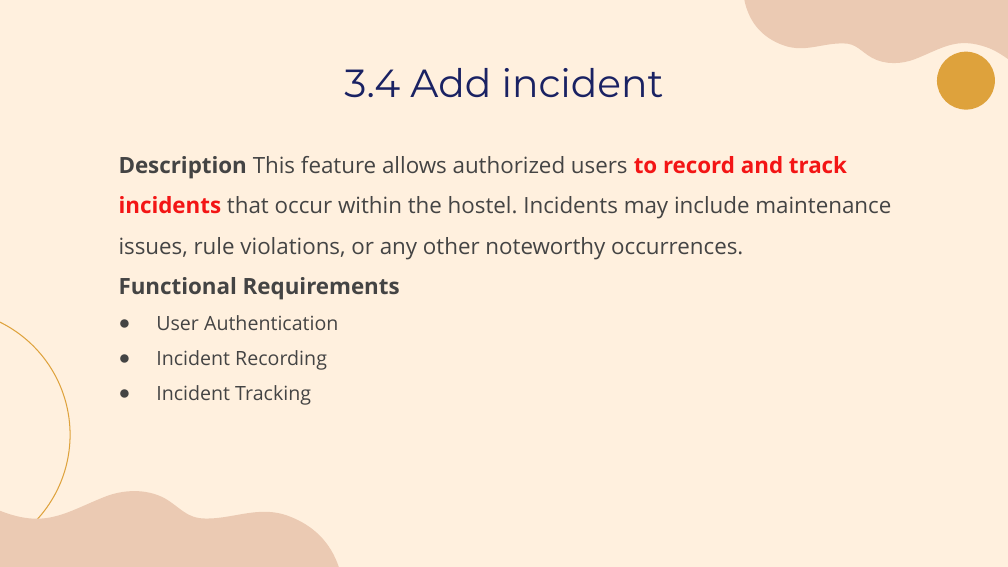
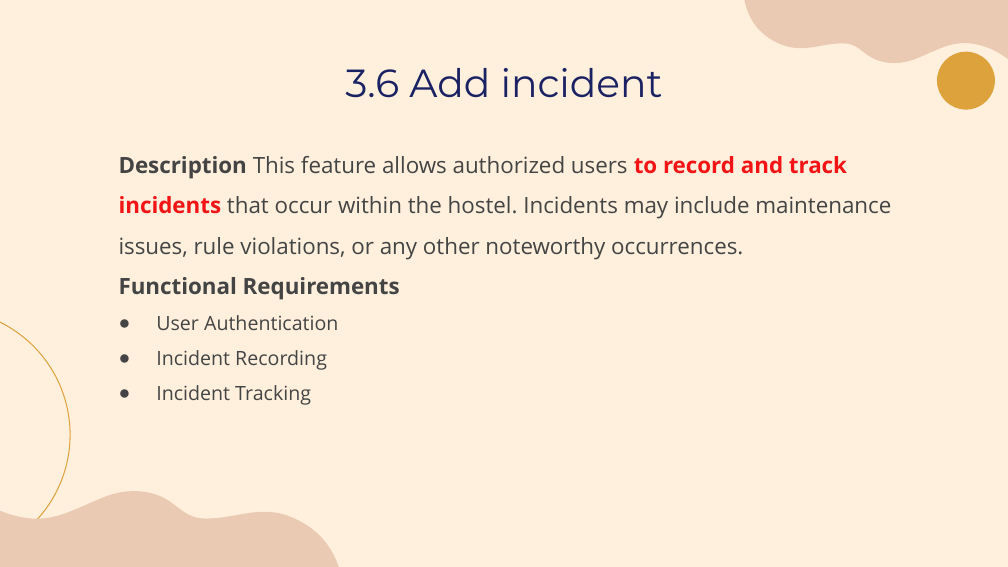
Before and after one commit to laibabintatahir/SRS-HMS, a slide deck: slide 19 of SRS_Presentation.pptx (slide 17 before the commit). Drawn at 1008x567 pixels with LibreOffice and Linux fonts; fonts in the diff are those of the drawing. Boxes give left, top, right and bottom in pixels: in the first picture for what was removed or moved away, otherwise in the second. Text is boxed around its words. In the diff, an @@ line names an element or a change of style, - is before the commit and + after.

```diff
--- a/SRS_Presentation.pptx
+++ b/SRS_Presentation.pptx
@@ title at bbox=[345, 68, 663, 98]: text changed @@
-3.4 Add incident
+3.6 Add incident
```
Also in this commit, not shown: 4 other slides changed.
